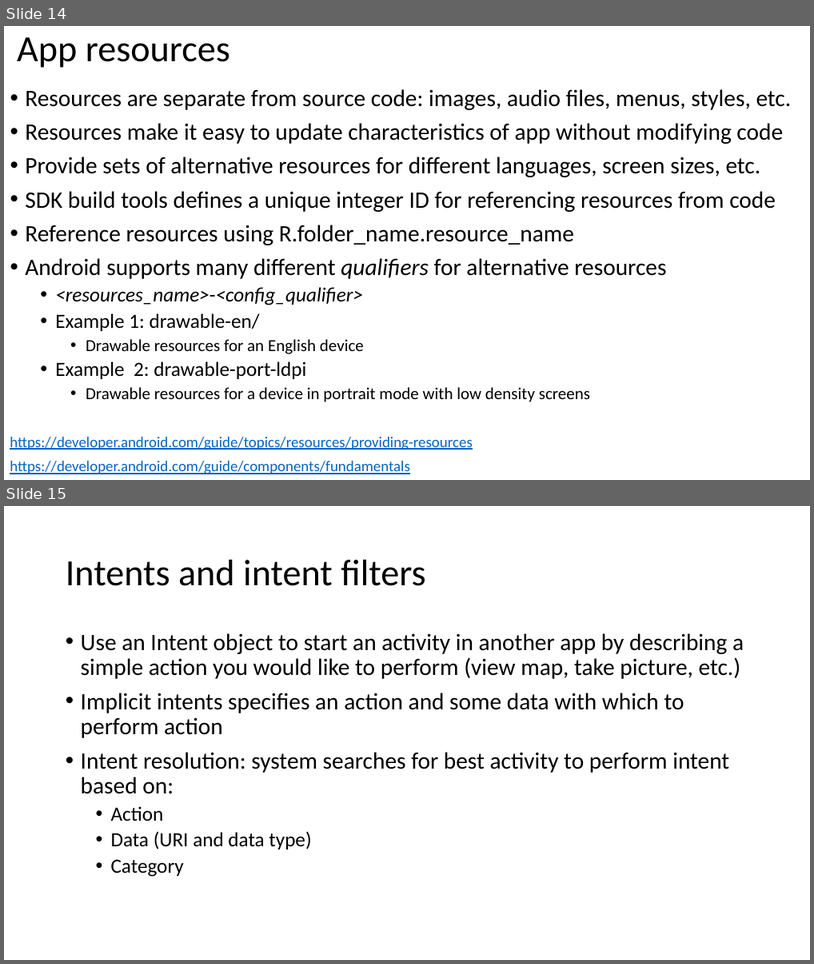
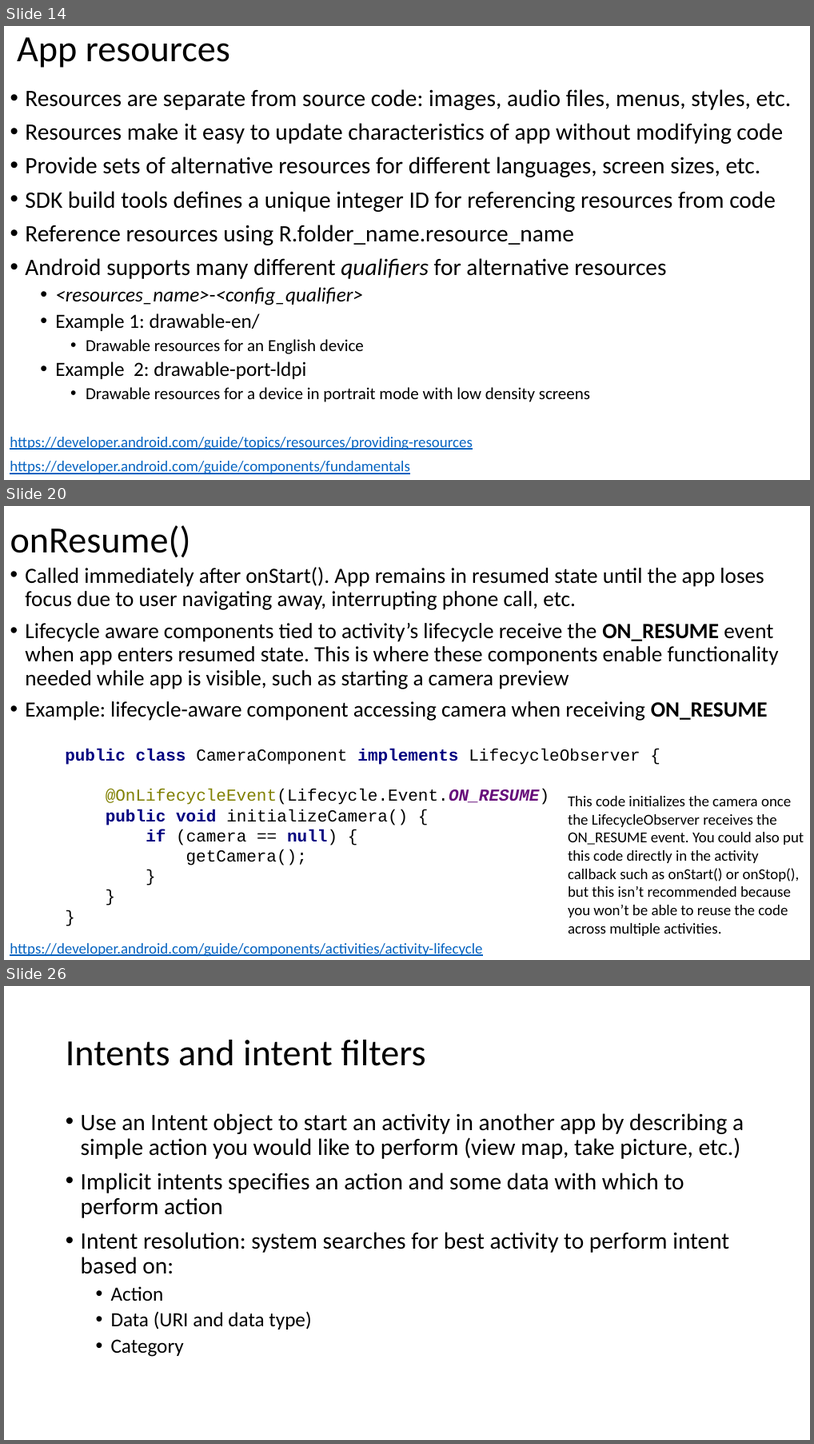
Before and after one commit to russellu/cs230, a slide deck: Lecture_06.pptx. Shown one above the other, each under a label of ours: slides 14 and 15 before the commit, slides 14, 20 and 26 after it; the slides between them are not shown. The pictures are 814x964 and 814x1444 pixels, drawn with LibreOffice and Linux fonts; fonts in the diff are those of the drawing. Boxes give left, top, right and bottom in pixels: in the first picture for what was removed or moved away, otherwise in the second. Text is boxed around its words. In the diff, an @@ line names an element or a change of style, - is before the commit and + after.

```diff
--- a/Lecture_06.pptx
+++ b/Lecture_06.pptx
@@ slide 20 added at box(4, 506, 810, 960), background #FFFFFF @@
@@ title added at box(10, 525, 191, 557), 44 pt, text #000000 @@
+onResume()
@@ text added at box(25, 567, 779, 720), 25.9 pt, text #000000 @@
+• Called immediately after onStart(). App remains in resumed state until the app loses focus due to user navigating away, interrupting phone call, etc.
+• Lifecycle aware components tied to activity’s lifecycle receive the ON_RESUME event when app enters resumed state. This is where these components enable functionality needed while app is visible, such as starting a camera preview
+• Example: lifecycle-aware component accessing camera when receiving ON_RESUME
@@ text added at box(65, 748, 640, 865), 20 pt, text #000000 @@
+public class CameraComponent implements LifecycleObserver {
+@OnLifecycleEvent(Lifecycle.Event.ON_RESUME)
+public void initializeCamera() {
+if (camera == null) {
+getCamera();
+}
+}
+}
@@ text added at box(568, 796, 804, 936), 18 pt, text #000000 @@
+This code initializes the camera once the LifecycleObserver receives the ON_RESUME event. You could also put this code directly in the activity callback such as onStart() or onStop(), but this isn’t recommended because you won’t be able to reuse the code across multiple activities.
@@ text added at box(10, 850, 758, 956), 18 pt, text #0563C1, underline @@
+https://developer.android.com/guide/components/activities/activity-lifecycle
@@ what was slide 15 is now slide 26 @@
```
Also in this commit, not shown: 10 slides changed, 11 other slides added.
